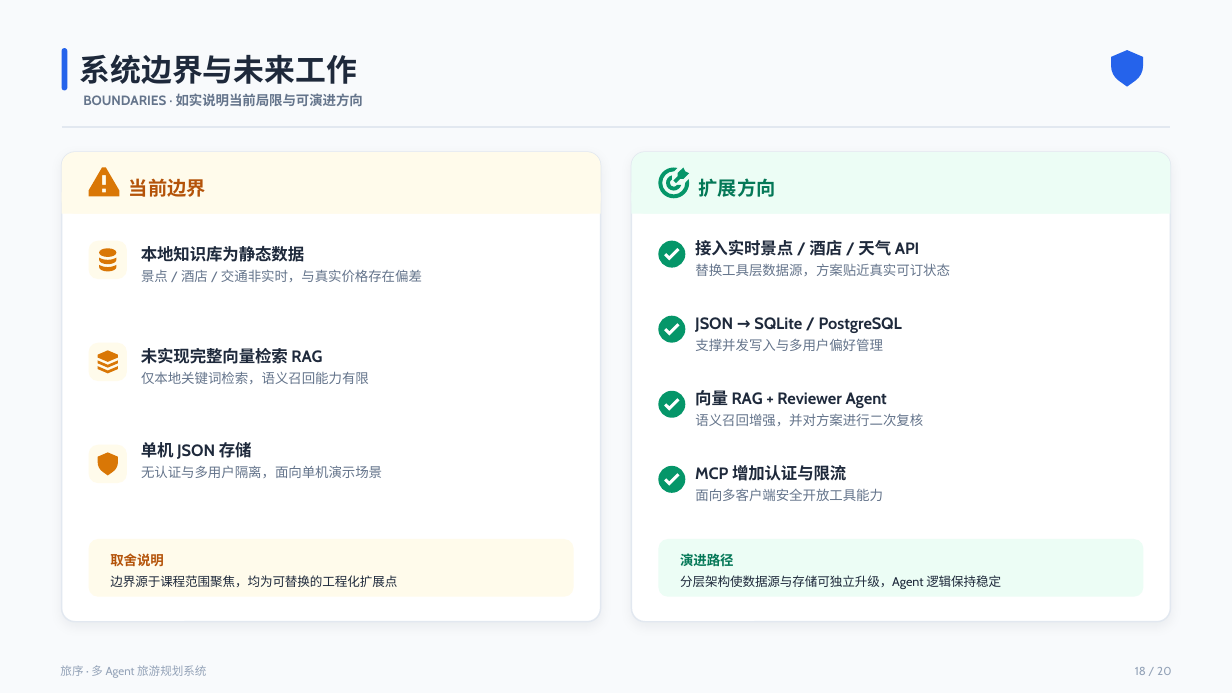
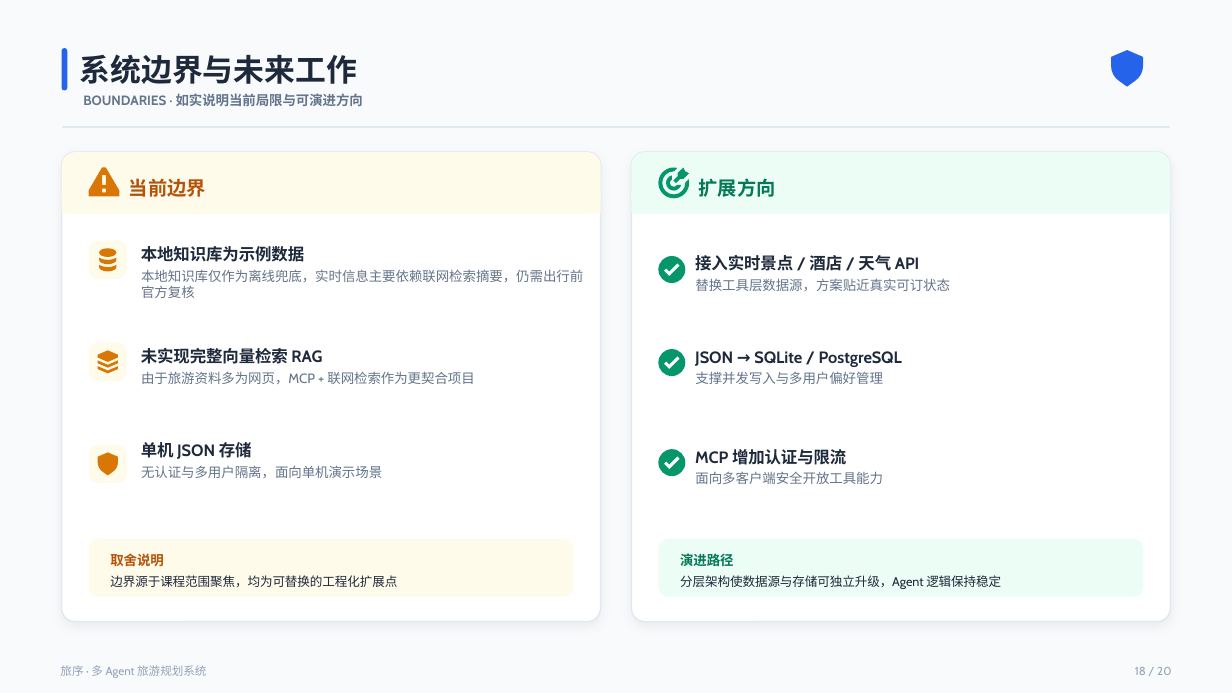
Before and after one commit to traveler703/DotNetAgentDev, a slide deck: slide 18 of docs/答辩演示.pptx. Drawn at 1232x693 pixels with LibreOffice and Linux fonts; fonts in the diff are those of the drawing. Boxes give left, top, right and bottom in pixels: in the first picture for what was removed or moved away, otherwise in the second. Text is boxed around its words. In the diff, an @@ line names an element or a change of style, - is before the commit and + after.

```diff
--- a/docs/答辩演示.pptx
+++ b/docs/答辩演示.pptx
@@ text at <box>141,246,304,262</box>: text changed @@
-本地知识库为静态数据
+本地知识库为示例数据
@@ text at <box>141,269,583,298</box>: text changed @@
-景点 / 酒店 / 交通非实时，与真实价格存在偏差
+本地知识库仅作为离线兜底，实时信息主要依赖联网检索摘要，仍需出行前官方复核
@@ 2 texts, 1 freeform shape: place and size @@
-2 texts, 1 freeform shape at <box>658,240,950,276</box>
+2 texts, 1 freeform shape at <box>658,255,950,291</box>
@@ 2 texts, 1 freeform shape: place and size @@
-2 texts, 1 freeform shape at <box>658,316,902,351</box>
+2 texts, 1 freeform shape at <box>658,349,902,384</box>
@@ text at <box>141,371,474,384</box>: text changed @@
-仅本地关键词检索，语义召回能力有限
+由于旅游资料多为网页，MCP + 联网检索作为更契合项目
@@ freeform shape removed at <box>658,391,685,418</box> @@
@@ text removed at <box>695,390,887,408</box> @@
-向量 RAG + Reviewer Agent
@@ text removed at <box>695,414,923,426</box> @@
-语义召回增强，并对方案进行二次复核
@@ 2 texts, 1 freeform shape: place and size @@
-2 texts, 1 freeform shape at <box>658,465,883,501</box>
+2 texts, 1 freeform shape at <box>658,449,883,484</box>
```
Also in this commit, not shown: 11 other slides changed.
